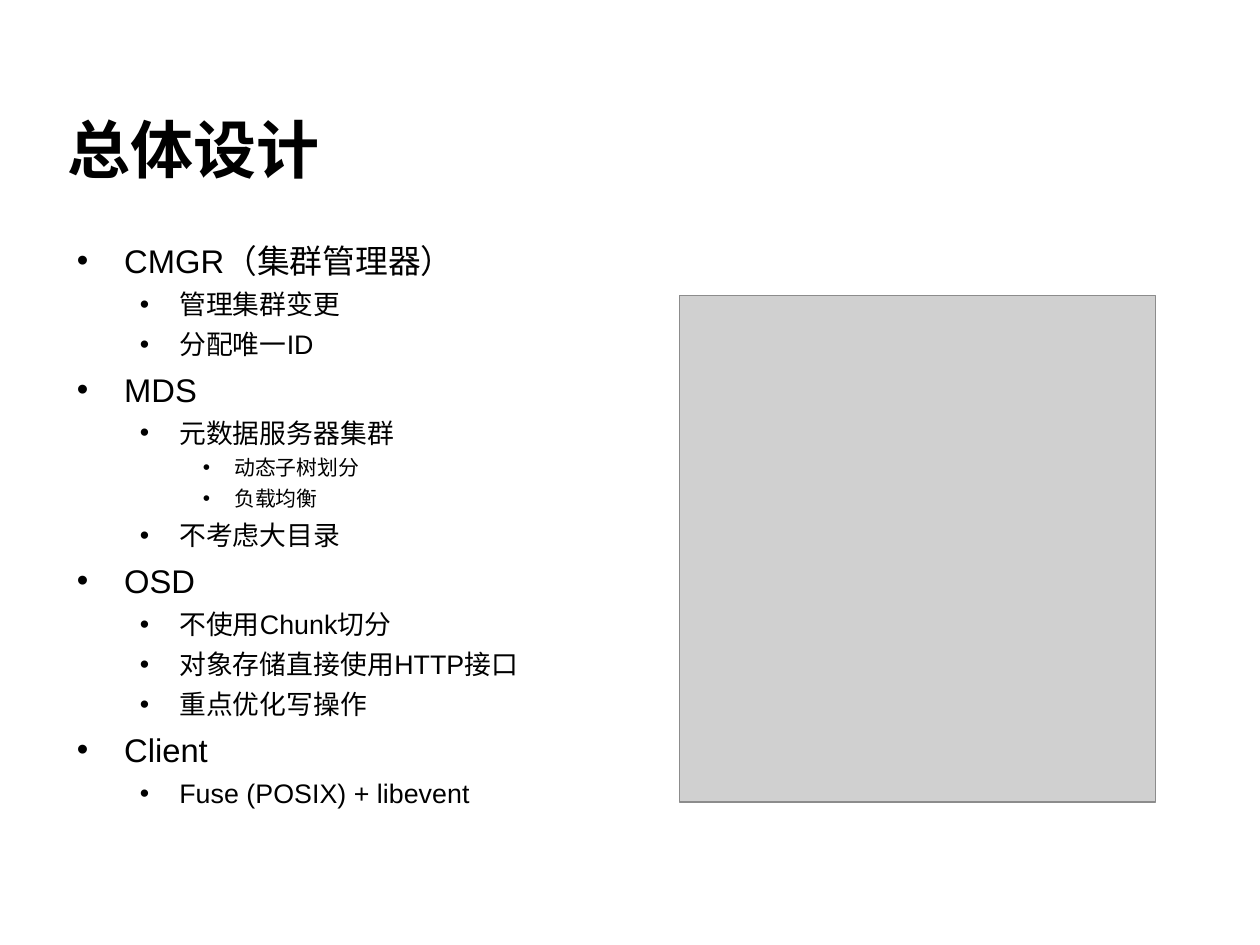
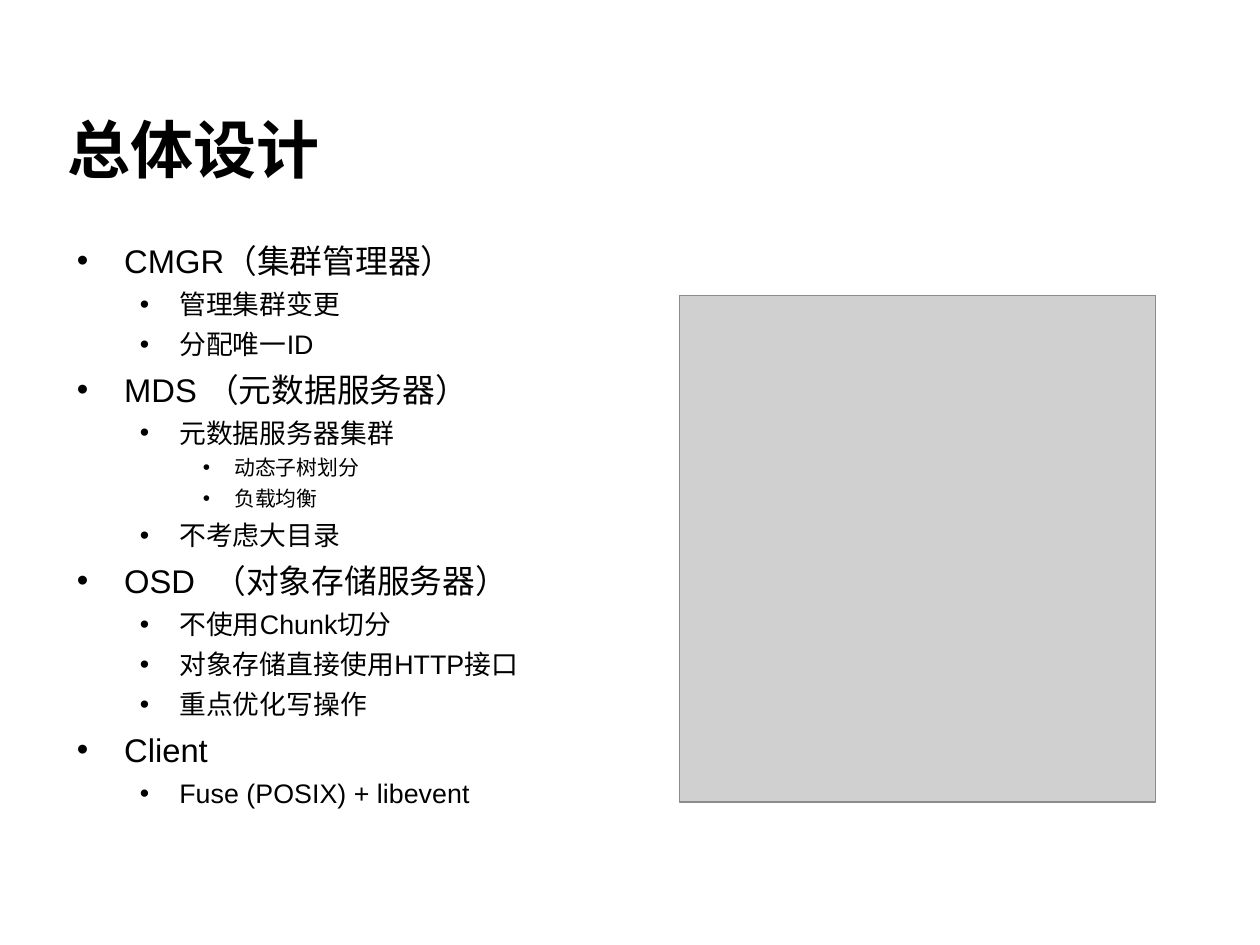
Before and after one commit to cheliequan/idning-paper, a slide deck: slide 11 of draft/答辩.ppt (slide 8 before the commit). Drawn at 1260x945 pixels with LibreOffice and Linux fonts; fonts in the diff are those of the drawing; grey boxes stand for pictures; background and template pictures are left out. Boxes give left, top, right and bottom in pixels: in the first picture for what was removed or moved away, otherwise in the second. Text is boxed around its words. In the diff, an @@ line names an element or a change of style, - is before the commit and + after.

```diff
--- a/draft/答辩.ppt
+++ b/draft/答辩.ppt
@@ text at bbox=[124, 374, 468, 405]: text changed @@
-• MDS
+• MDS （元数据服务器）
@@ text at bbox=[124, 565, 508, 596]: text changed @@
-• OSD
+• OSD （对象存储服务器）
```
Also in this commit, not shown: 8 other slides changed, 5 slides added.
